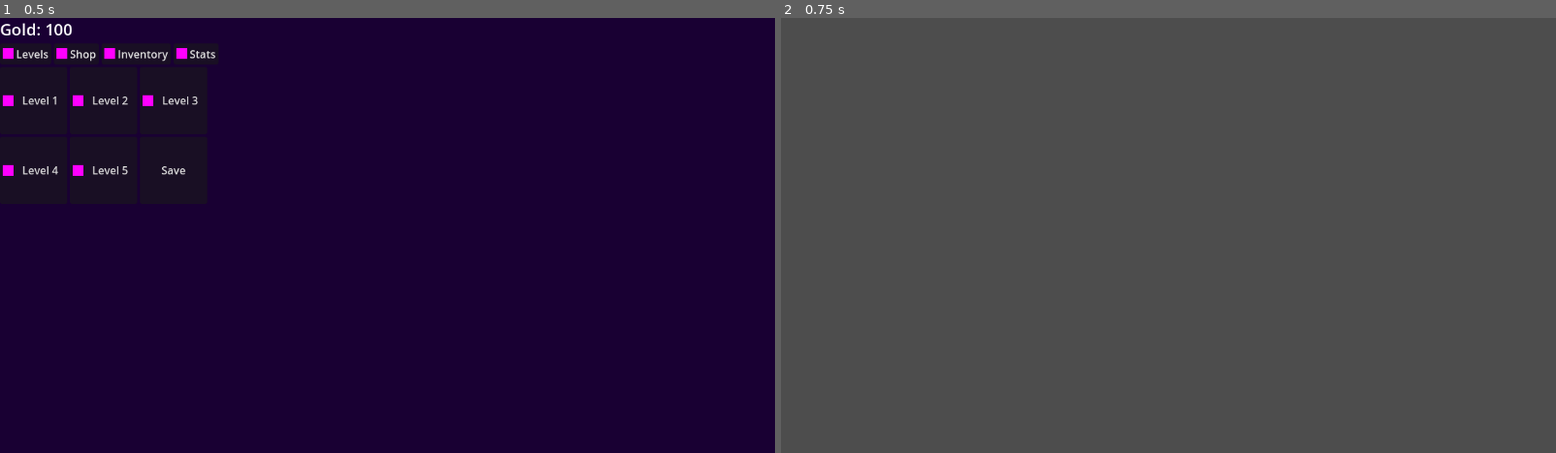
Above: before the commit, frames 1-2 (left to right).
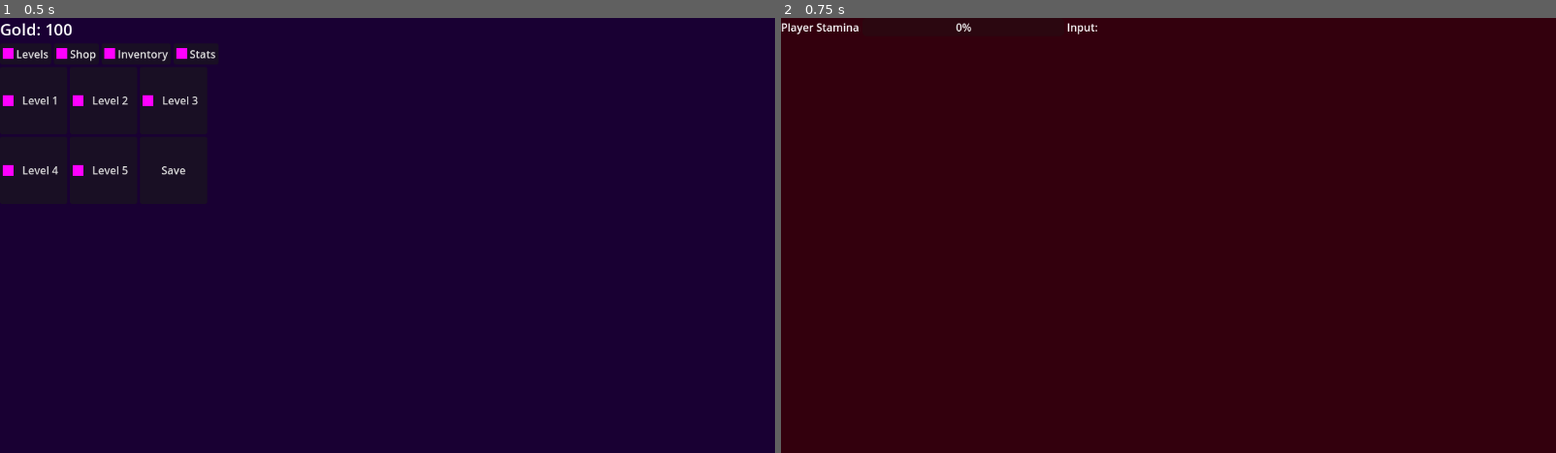
Above: after the commit, the same moments.

Repository: BautistaBravo/ReinosLowScope
Game: Godot game, scene res://scenes/LevelSelectorAnimated.tscn
Two runs of this game, one before a commit and one after it. Both use one fixed random seed, a clock stepped at 60 frames per second and the inputs below. This scene is started directly instead of the project's main scene.
Inputs:
- Up to frame 1 (0.5 s): no input
- Up to frame 2 (0.75 s): click "Level 2" at 0.5 s

Frame 1 is identical in both runs. In frame 2, 100% of the frame differs, in the area x 0-100%, y 0-100%.
Error in both runs: Invalid access of index '0' on a base object of type: 'Array'. (res://scripts/scenes/LevelSelectorAnimated.gd:212)

Commit message:
Implement Animated Combat with MVC and link flow
- Added `CombatController.gd` containing core combat logic (inputs, AI, ATB).
- Added `CombatAnimated.gd` handling view/graphics construction.
- Added `CombatAnimated.tscn` scene.
- Updated `LevelSelectorAnimated.gd` to transition to `CombatAnimated.tscn`.
- Updated `DOCUMENTATION.md` to reflect the new MVC combat structure.

Diff:
--- /dev/null
+++ b/scenes/CombatAnimated.tscn
@@ -0,0 +1,12 @@
+[gd_scene load_steps=2 format=3 uid="uid://combatanimated"]
+
+[ext_resource type="Script" path="res://scripts/scenes/CombatAnimated.gd" id="1_script"]
+
+[node name="CombatAnimated" type="Control"]
+layout_mode = 3
+anchors_preset = 15
+anchor_right = 1.0
+anchor_bottom = 1.0
+grow_horizontal = 2
+grow_vertical = 2
+script = ExtResource("1_script")
--- /dev/null
+++ b/scripts/scenes/CombatAnimated.gd
@@ -0,0 +1,181 @@
+extends Control
+
+var controller
+var stamina_bar
+var input_label
+var log_label
+var party_container
+var enemy_container
+
+func _ready():
+	controller = load("res://scripts/scenes/CombatController.gd").new()
+	controller.name = "Controller"
+	add_child(controller)
+
+	controller.combat_state_changed.connect(_on_state_changed)
+	controller.log_message.connect(_on_log)
+	controller.player_stamina_updated.connect(_on_player_stamina)
+	controller.party_updated.connect(_on_party_updated)
+	controller.enemy_updated.connect(_on_enemy_updated)
+	controller.targeting_mode_changed.connect(_on_targeting)
+	controller.combat_ended.connect(_on_combat_ended)
+
+	_build_visuals()
+
+func _build_visuals():
+	# Background
+	var bg = TextureRect.new()
+	bg.expand_mode = TextureRect.EXPAND_IGNORE_SIZE
+	bg.set_anchors_and_offsets_preset(Control.PRESET_FULL_RECT)
+	var ph = PlaceholderTexture2D.new()
+	ph.size = Vector2(1152, 648)
+	bg.texture = ph
+	bg.modulate = Color(0.2, 0.05, 0.05) # Dark Red for Combat
+	add_child(bg)
+
+	var root = VBoxContainer.new()
+	root.set_anchors_and_offsets_preset(Control.PRESET_FULL_RECT)
+	add_child(root)
+
+	# Top Bar
+	var top = HBoxContainer.new()
+	root.add_child(top)
+
+	var stam_lbl = Label.new()
+	stam_lbl.text = "Player Stamina"
+	top.add_child(stam_lbl)
+
+	stamina_bar = ProgressBar.new()
+	stamina_bar.custom_minimum_size = Vector2(300, 20)
+	top.add_child(stamina_bar)
+
+	input_label = Label.new()
+	input_label.text = "Input: "
+	top.add_child(input_label)
+
+	# Battle Area
+	var battle = HBoxContainer.new()
+	battle.size_flags_vertical = Control.SIZE_EXPAND_FILL
+	root.add_child(battle)
+
+	party_container = VBoxContainer.new()
+	party_container.size_flags_horizontal = Control.SIZE_EXPAND_FILL
+	party_container.alignment = BoxContainer.ALIGNMENT_CENTER
+	battle.add_child(party_container)
+
+	enemy_container = VBoxContainer.new()
+	enemy_container.size_flags_horizontal = Control.SIZE_EXPAND_FILL
+	enemy_container.alignment = BoxContainer.ALIGNMENT_CENTER
+	battle.add_child(enemy_container)
+
+	log_label = Label.new()
+	log_label.horizontal_alignment = HORIZONTAL_ALIGNMENT_CENTER
+	root.add_child(log_label)
+
+func _input(event):
+	# Delegate input to controller
+	controller.handle_input(event)
+
+# --- Signal Callbacks ---
+
+func _on_state_changed(is_active):
+	# Could animate UI entrance
+	pass
+
+func _on_log(text):
+	log_label.text = text
+
+func _on_player_stamina(current, max_val):
+	stamina_bar.max_value = max_val
+	stamina_bar.value = current
+
+func _on_party_updated(party_data, party_stamina, party_max_stamina):
+	for c in party_container.get_children():
+		c.queue_free()
+
+	for i in range(party_data.size()):
+		var member = party_data[i]
+		var hbox = HBoxContainer.new()
+		party_container.add_child(hbox)
+
+		# Sprite
+		var icon = TextureRect.new()
+		icon.texture = _create_placeholder(Color.BLUE)
+		icon.custom_minimum_size = Vector2(64, 64)
+		hbox.add_child(icon)
+
+		var info_box = VBoxContainer.new()
+		hbox.add_child(info_box)
+
+		var lbl = Label.new()
+		lbl.text = member["name"]
+		info_box.add_child(lbl)
+
+		# Calc Stats for HP bar (need effective max)
+		var bonus_hp = GameManager.get_member_effective_stat(i, "hp", 0)
+		var total_max_hp = member["max_hp"] + bonus_hp
+
+		var hp_bar = ProgressBar.new()
+		hp_bar.custom_minimum_size = Vector2(100, 10)
+		hp_bar.max_value = total_max_hp
+		hp_bar.value = member["hp"]
+		hp_bar.modulate = Color.RED
+		info_box.add_child(hp_bar)
+
+		var stam_bar = ProgressBar.new()
+		stam_bar.custom_minimum_size = Vector2(100, 8)
+		stam_bar.max_value = party_max_stamina[i]
+		stam_bar.value = party_stamina[i]
+		stam_bar.modulate = Color.YELLOW
+		info_box.add_child(stam_bar)
+
+func _on_enemy_updated(enemies, selected_idx):
+	for c in enemy_container.get_children():
+		c.queue_free()
+
+	for i in range(enemies.size()):
+		var enemy = enemies[i]
+		if enemy["hp"] <= 0:
+			# Dead placeholder
+			var dead = TextureRect.new()
+			dead.texture = _create_placeholder(Color(0.2, 0.2, 0.2))
+			dead.custom_minimum_size = Vector2(64, 64)
+			enemy_container.add_child(dead)
+			continue
+
+		var vbox = VBoxContainer.new()
+		enemy_container.add_child(vbox)
+
+		var sprite = TextureRect.new()
+		sprite.texture = _create_placeholder(Color.RED)
+		sprite.custom_minimum_size = Vector2(64, 64)
+
+		# Highlight selection
+		if i == selected_idx:
+			sprite.modulate = Color(1.5, 1.5, 0.5) # Glow
+
+		vbox.add_child(sprite)
+
+		var lbl = Label.new()
+		lbl.text = enemy["name"] + "\nHP: " + str(enemy["hp"])
+		vbox.add_child(lbl)
+
+func _on_targeting(is_targeting, text):
+	input_label.text = text
+	if is_targeting:
+		input_label.modulate = Color.YELLOW
+	else:
+		input_label.modulate = Color.WHITE
+
+func _on_combat_ended(victory):
+	if victory:
+		# Return to Animated Level Selector
+		get_tree().change_scene_to_file("res://scenes/LevelSelectorAnimated.tscn")
+	else:
+		# Return to Main Menu
+		get_tree().change_scene_to_file("res://scenes/MainMenu.tscn")
+
+func _create_placeholder(color):
+	var p = PlaceholderTexture2D.new()
+	p.size = Vector2(64, 64)
+	return p # Tint handled by modulate on node usually, or just use white placeholder and modulate node
--- /dev/null
+++ b/scripts/scenes/CombatController.gd
@@ -0,0 +1,425 @@
+extends Node
+
+# Signals
+signal combat_state_changed(is_active)
+signal log_message(text)
+signal player_stamina_updated(current, max_val)
+signal party_updated(party_data, party_stamina, party_max_stamina)
+signal enemy_updated(enemies_data, selected_idx)
+signal targeting_mode_changed(is_targeting, combo_ready_text)
+signal combat_ended(victory)
+
+# Constants
+const BASE_STAMINA_COST = 5
+const AI_ACTION_COST = 30.0
+const INPUT_COOLDOWN = 0.5
+const START_COMBAT_DELAY = 2.0
+
+# State
+var is_combat_active = false
+var is_targeting_mode = false
+
+# Player State
+var player_stamina = 100.0
+var player_max_stamina = 100.0
+var player_stamina_regen = 1.0
+var input_buffer = []
+var input_cooldown_timer = 0.0
+
+# Party State
+var party_stamina = []
+var party_max_stamina = []
+var party_stamina_regen = []
+var party_debuffs = []
+
+# Enemy State
+var selected_enemy_index = -1
+var target_cursor_index = 0
+var enemies_data = []
+var enemy_atb_gauges = []
+var enemy_debuffs = []
+
+func _ready():
+	_init_combat()
+
+func _init_combat():
+	_calculate_party_stats()
+	party_stamina = []
+	party_debuffs = []
+	for i in range(GameManager.party.size()):
+		party_stamina.append(party_max_stamina[i])
+		party_debuffs.append([])
+
+	player_stamina = party_stamina[0]
+	input_buffer = []
+	is_targeting_mode = false
+	input_cooldown_timer = 0.0
+	is_combat_active = false
+	target_cursor_index = 0
+
+	enemies_data = GameManager.get_level_data(GameManager.selected_level)
+	enemy_atb_gauges = []
+	enemy_debuffs = []
+	for e in enemies_data:
+		enemy_atb_gauges.append(0.0)
+		e["last_attacker"] = -1
+		enemy_debuffs.append([])
+
+	emit_signal("log_message", "Get Ready...")
+	emit_signal("party_updated", GameManager.party, party_stamina, party_max_stamina)
+	emit_signal("enemy_updated", enemies_data, selected_enemy_index)
+
+	await get_tree().create_timer(START_COMBAT_DELAY).timeout
+
+	is_combat_active = true
+	emit_signal("combat_state_changed", true)
+	emit_signal("log_message", "Battle Started!")
+
+func _calculate_party_stats():
+	party_max_stamina = []
+	party_stamina_regen = []
+	for i in range(GameManager.party.size()):
+		var member = GameManager.party[i]
+		var base_stam = member.get("base_stamina", 100)
+		var base_regen = member.get("base_stamina_regen", 1.0)
+		var total_stam = GameManager.get_member_effective_stat(i, "stamina", base_stam)
+		var total_regen = GameManager.get_member_effective_stat(i, "stamina_regen", base_regen)
+		party_max_stamina.append(total_stam)
+		party_stamina_regen.append(total_regen)
+	player_max_stamina = party_max_stamina[0]
+	player_stamina_regen = party_stamina_regen[0]
+
+func _process(delta):
+	if not is_combat_active:
+		return
+
+	if input_cooldown_timer > 0:
+		input_cooldown_timer -= delta
+
+	_process_debuffs(delta)
+
+	# Regen Party
+	var party_changed = false
+	for i in range(party_stamina.size()):
+		if GameManager.party[i]["hp"] > 0:
+			var multiplier = 1.0
+			for d in party_debuffs[i]:
+				if d["type"] == "slowed":
+					multiplier *= 0.5
+
+			var old_stam = party_stamina[i]
+			party_stamina[i] = min(party_stamina[i] + (party_stamina_regen[i] * multiplier) * delta, party_max_stamina[i])
+
+			if old_stam != party_stamina[i]:
+				party_changed = true
+
+			if i > 0 and party_stamina[i] >= AI_ACTION_COST:
+				_ai_companion_act(i)
+				party_changed = true
+
+	player_stamina = party_stamina[0]
+
+	if party_changed:
+		emit_signal("player_stamina_updated", player_stamina, player_max_stamina)
+		emit_signal("party_updated", GameManager.party, party_stamina, party_max_stamina)
+
+	# Process Enemies
+	for i in range(enemies_data.size()):
+		if enemies_data[i]["hp"] > 0:
+			var speed = enemies_data[i].get("speed", 10.0)
+			enemy_atb_gauges[i] += speed * delta
+			if enemy_atb_gauges[i] >= 100.0:
+				enemy_atb_gauges[i] = 0.0
+				_enemy_attack(i)
+
+func _process_debuffs(delta):
+	var update_party = false
+	for i in range(party_debuffs.size()):
+		var active_list = []
+		for d in party_debuffs[i]:
+			d["duration"] -= delta
+			if d["type"] == "bleed":
+				d["tick_timer"] -= delta
+				if d["tick_timer"] <= 0:
+					d["tick_timer"] = 1.0
+					var dmg = d["stacks"]
+					GameManager.damage_party_member(i, dmg)
+					emit_signal("log_message", GameManager.party[i]["name"] + " bleeds for " + str(dmg))
+					update_party = true
+					_check_loss_condition()
+			if d["duration"] > 0:
+				active_list.append(d)
+		party_debuffs[i] = active_list
+
+	if update_party:
+		emit_signal("party_updated", GameManager.party, party_stamina, party_max_stamina)
+
+	var update_enemy = false
+	for i in range(enemy_debuffs.size()):
+		if enemies_data[i]["hp"] <= 0: continue
+		var active_list = []
+		for d in enemy_debuffs[i]:
+			d["duration"] -= delta
+			if d["type"] == "bleed":
+				d["tick_timer"] -= delta
+				if d["tick_timer"] <= 0:
+					d["tick_timer"] = 1.0
+					var dmg = d["stacks"]
+					enemies_data[i]["hp"] -= dmg
+					emit_signal("log_message", enemies_data[i]["name"] + " bleeds for " + str(dmg))
+					update_enemy = true
+					_check_win_condition()
+			if d["duration"] > 0:
+				active_list.append(d)
+		enemy_debuffs[i] = active_list
+
+	if update_enemy:
+		emit_signal("enemy_updated", enemies_data, selected_enemy_index)
+
+func apply_debuff(is_party, index, type, duration):
+	var list_ref = null
+	if is_party:
+		if index >= 0 and index < party_debuffs.size(): list_ref = party_debuffs[index]
+	else:
+		if index >= 0 and index < enemy_debuffs.size(): list_ref = enemy_debuffs[index]
+
+	if list_ref == null: return
+
+	var existing = null
+	for d in list_ref:
+		if d["type"] == type:
+			existing = d
+			break
+
+	if existing:
+		existing["duration"] = duration
+		if type == "bleed": existing["stacks"] += 1
+	else:
+		var new_debuff = { "type": type, "duration": duration }
+		if type == "bleed":
+			new_debuff["stacks"] = 1
+			new_debuff["tick_timer"] = 1.0
+		list_ref.append(new_debuff)
+
+	if not is_party:
+		emit_signal("enemy_updated", enemies_data, selected_enemy_index)
+
+func _ai_companion_act(member_idx):
+	party_stamina[member_idx] -= AI_ACTION_COST
+
+	var needs_heal = false
+	for m in GameManager.party:
+		if m["hp"] > 0 and m["hp"] < (m["max_hp"] * 0.5):
+			needs_heal = true
+			break
+
+	var action = "attack"
+	if needs_heal and randf() < 0.3:
+		action = "heal"
+
+	if action == "heal":
+		var heal_amt = 5
+		GameManager.heal_party(heal_amt)
+		emit_signal("log_message", GameManager.party[member_idx]["name"] + " heals party for " + str(heal_amt))
+	else:
+		var base_dmg = GameManager.party[member_idx].get("base_damage", 2)
+		var total_dmg = GameManager.get_member_effective_stat(member_idx, "damage", base_dmg)
+		var targets = []
+		for e_idx in range(enemies_data.size()):
+			if enemies_data[e_idx]["hp"] > 0: targets.append(e_idx)
+
+		if targets.size() > 0:
+			var t = targets.pick_random()
+			enemies_data[t]["hp"] -= total_dmg
+			enemies_data[t]["last_attacker"] = member_idx
+			emit_signal("log_message", GameManager.party[member_idx]["name"] + " hits " + enemies_data[t]["name"] + " for " + str(total_dmg))
+			emit_signal("enemy_updated", enemies_data, selected_enemy_index)
+			_check_win_condition()
+
+	emit_signal("party_updated", GameManager.party, party_stamina, party_max_stamina)
+
+func _enemy_attack(enemy_idx):
+	var ai_type = enemies_data[enemy_idx].get("ai_type", "random")
+	var target_idx = -1
+	var alive_indices = []
+	for i in range(GameManager.party.size()):
+		if GameManager.party[i]["hp"] > 0: alive_indices.append(i)
+
+	if alive_indices.size() == 0: return
+
+	if ai_type == "focus_weak":
+		var lowest_hp = 9999
+		for i in alive_indices:
+			if GameManager.party[i]["hp"] < lowest_hp:
+				lowest_hp = GameManager.party[i]["hp"]
+				target_idx = i
+	elif ai_type == "aggressive":
+		var highest_hp = -1
+		for i in alive_indices:
+			if GameManager.party[i]["hp"] > highest_hp:
+				highest_hp = GameManager.party[i]["hp"]
+				target_idx = i
+	elif ai_type == "twin_attack":
+		var next_same = enemies_data[enemy_idx].get("twin_next_is_same", false)
+		var last_target = enemies_data[enemy_idx].get("twin_last_target", -1)
+		if next_same and last_target != -1 and GameManager.party[last_target]["hp"] > 0:
+			target_idx = last_target
+			enemies_data[enemy_idx]["twin_next_is_same"] = false
+		else:
+			target_idx = alive_indices.pick_random()
+			enemies_data[enemy_idx]["twin_last_target"] = target_idx
+			enemies_data[enemy_idx]["twin_next_is_same"] = true
+	elif ai_type == "last_attacker":
+		var attacker_idx = enemies_data[enemy_idx].get("last_attacker", -1)
+		if attacker_idx != -1 and GameManager.party[attacker_idx]["hp"] > 0:
+			target_idx = attacker_idx
+		else:
+			target_idx = alive_indices.pick_random()
+	else:
+		target_idx = alive_indices.pick_random()
+
+	if target_idx != -1:
+		var dmg = enemies_data[enemy_idx].get("damage", 2)
+		GameManager.damage_party_member(target_idx, dmg)
+
+		if enemies_data[enemy_idx]["name"] == "Skeleton":
+			if randf() < 0.5:
+				apply_debuff(true, target_idx, "bleed", 4.0)
+				emit_signal("log_message", enemies_data[enemy_idx]["name"] + " applies Bleed!")
+
+		emit_signal("log_message", enemies_data[enemy_idx]["name"] + " hits " + GameManager.party[target_idx]["name"] + " for " + str(dmg))
+		emit_signal("party_updated", GameManager.party, party_stamina, party_max_stamina)
+		_check_loss_condition()
+
+func handle_input(event):
+	if not is_combat_active: return
+	if event is InputEventKey and event.pressed and not event.echo:
+		if is_targeting_mode:
+			if event.keycode == KEY_RIGHT: _move_cursor(1)
+			elif event.keycode == KEY_LEFT: _move_cursor(-1)
+			elif event.keycode == KEY_0 or event.keycode == KEY_KP_0:
+				if target_cursor_index >= 0 and target_cursor_index < enemies_data.size():
+					_on_enemy_confirmed(target_cursor_index)
+			return
+
+		var key = ""
+		if event.keycode == KEY_Q: key = "Q"
+		elif event.keycode == KEY_W: key = "W"
+		elif event.keycode == KEY_E: key = "E"
+
+		if key != "":
+			if input_cooldown_timer > 0: return
+			if party_stamina[0] >= BASE_STAMINA_COST:
+				party_stamina[0] -= BASE_STAMINA_COST
+				input_buffer.append(key)
+				input_cooldown_timer = INPUT_COOLDOWN
+
+				var txt = "Input: "
+				for k in input_buffer: txt += k + " "
+				emit_signal("targeting_mode_changed", false, txt)
+
+				emit_signal("player_stamina_updated", party_stamina[0], party_max_stamina[0])
+				emit_signal("party_updated", GameManager.party, party_stamina, party_max_stamina)
+
+				if input_buffer.size() >= 3:
+					is_targeting_mode = true
+					emit_signal("targeting_mode_changed", true, "Combo Ready! Select with Arrows, Confirm with 0")
+					_move_cursor(0)
+			else:
+				emit_signal("log_message", "Not enough stamina!")
+
+func _move_cursor(direction):
+	if enemies_data.size() == 0: return
+	var current = target_cursor_index
+	for _i in range(enemies_data.size()):
+		current += direction
+		if current >= enemies_data.size(): current = 0
+		if current < 0: current = enemies_data.size() - 1
+		if enemies_data[current]["hp"] > 0:
+			target_cursor_index = current
+			selected_enemy_index = current # Sync for View highlighting
+			emit_signal("enemy_updated", enemies_data, selected_enemy_index)
+			return
+
+func _on_enemy_confirmed(index):
+	selected_enemy_index = index
+	_execute_combo()
+	is_targeting_mode = false
+	emit_signal("targeting_mode_changed", false, "Input: ")
+	emit_signal("enemy_updated", enemies_data, selected_enemy_index)
+
+func _execute_combo():
+	var q = input_buffer.count("Q")
+	var w = input_buffer.count("W")
+	var e = input_buffer.count("E")
+
+	var log_text = "Player Combo: "
+
+	if w > 0:
+		var heal_base = w * 1
+		GameManager.heal_party(heal_base)
+		log_text += "Heal party " + str(heal_base) + ". "
+		apply_debuff(true, 0, "attack_boost", 10.0)
+		log_text += " Applied Attack Boost."
+
+	var base_dmg_stat = GameManager.party[0].get("base_damage", 2)
+	var dmg_bonus = GameManager.get_member_effective_stat(0, "damage", base_dmg_stat)
+	var combo_dmg = (q * 1) + (e * 2)
+	var total_dmg = combo_dmg + dmg_bonus
+
+	var dmg_multiplier = 1.0
+	for d in party_debuffs[0]:
+		if d["type"] == "attack_boost": dmg_multiplier += 0.20
+	total_dmg *= dmg_multiplier
+
+	if combo_dmg > 0:
+		if selected_enemy_index != -1 and selected_enemy_index < enemies_data.size() and enemies_data[selected_enemy_index]["hp"] > 0:
+			enemies_data[selected_enemy_index]["hp"] -= total_dmg
+			enemies_data[selected_enemy_index]["last_attacker"] = 0
+			log_text += "Hit enemy for " + str(total_dmg) + "."
+			if q > 0:
+				apply_debuff(false, selected_enemy_index, "bleed", 4.0)
+				log_text += " Applied Bleed."
+			if e > 0:
+				apply_debuff(false, selected_enemy_index, "slowed", 5.0)
+				log_text += " Applied Slowed."
+			_check_win_condition()
+		else:
+			log_text += "Attack missed (no target)!"
+
+	emit_signal("log_message", log_text)
+	input_buffer.clear()
+	emit_signal("party_updated", GameManager.party, party_stamina, party_max_stamina)
+	emit_signal("enemy_updated", enemies_data, selected_enemy_index)
+
+func _check_win_condition():
+	var all_dead = true
+	var total_xp = 0
+	var total_gold = 0
+	for e in enemies_data:
+		if e["hp"] > 0:
+			all_dead = false
+		else:
+			total_xp += e.get("xp_reward", 10)
+			total_gold += e.get("gold_reward", 5)
+
+	if all_dead:
+		is_combat_active = false
+		emit_signal("log_message", "Victory! gained " + str(total_xp) + " XP and " + str(total_gold) + " Gold.")
+		GameManager.gain_rewards(total_xp, total_gold)
+		GameManager.mark_level_complete(GameManager.selected_level)
+
+		await get_tree().create_timer(2.0).timeout
+		emit_signal("combat_ended", true)
+
+func _check_loss_condition():
+	var all_dead = true
+	for m in GameManager.party:
+		if m["hp"] > 0:
+			all_dead = false
+			break
+	if all_dead:
+		is_combat_active = false
+		emit_signal("log_message", "Defeat...")
+		await get_tree().create_timer(2.0).timeout
+		emit_signal("combat_ended", false)
--- a/scripts/scenes/LevelSelectorAnimated.gd
+++ b/scripts/scenes/LevelSelectorAnimated.gd
@@ -139,7 +139,7 @@
 
 func _on_level_selected(idx):
 	controller.select_level(idx)
-	get_tree().change_scene_to_file("res://scenes/Combat.tscn")
+	get_tree().change_scene_to_file("res://scenes/CombatAnimated.tscn")
 
 func _on_game_won():
 	var win = Label.new()
Not shown, changed: DOCUMENTATION.md
